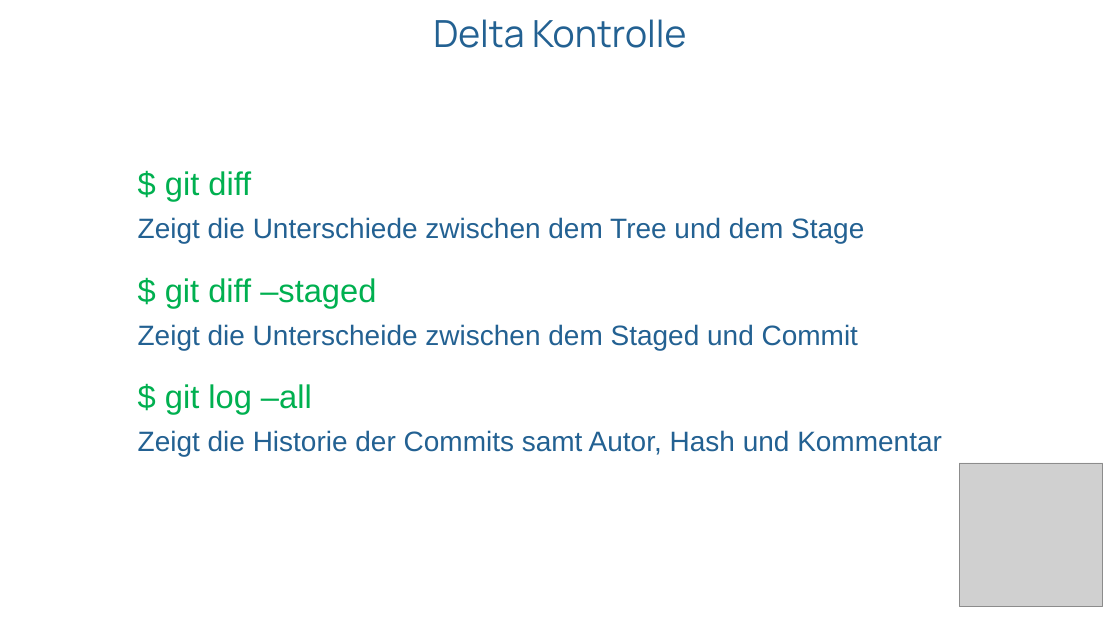
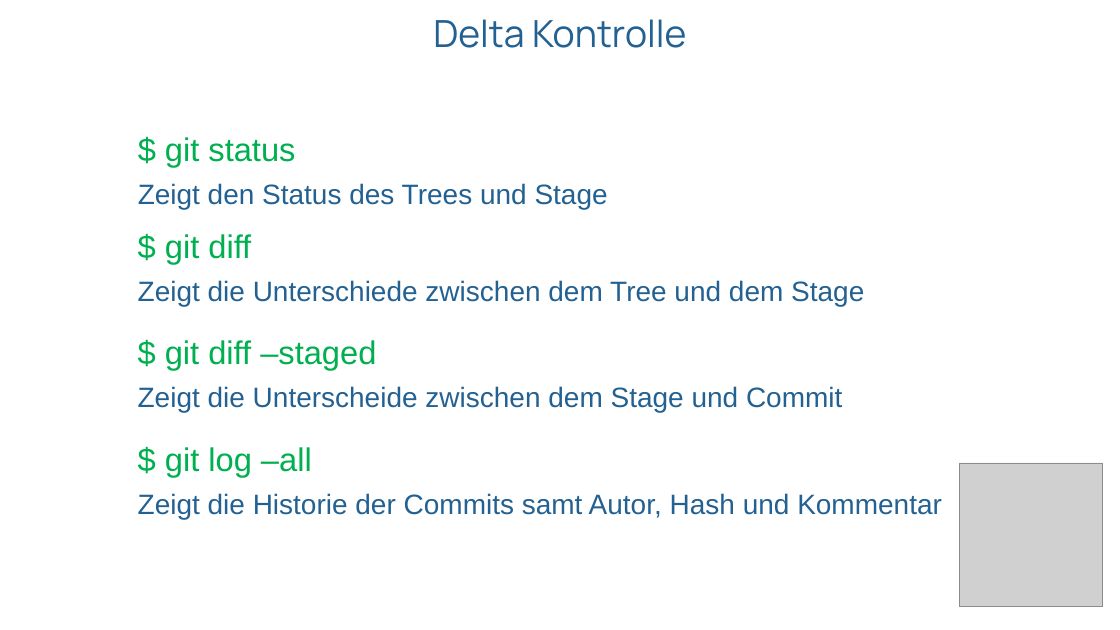
Before and after one commit to win10trainer/gtt, a slide deck: slide 11 of Git&GitHub.pptx. Drawn at 1120x630 pixels with LibreOffice and Linux fonts; fonts in the diff are those of the drawing; grey boxes stand for pictures; background and template pictures are left out. Boxes give left, top, right and bottom in pixels: in the first picture for what was removed or moved away, otherwise in the second. Text is boxed around its words. In the diff, an @@ line names an element or a change of style, - is before the commit and + after.

```diff
--- a/Git&GitHub.pptx
+++ b/Git&GitHub.pptx
@@ text added at bbox=[138, 137, 608, 210], 24 pt, text #236192 @@
+$ git status
+Zeigt den Status des Trees und Stage
@@ text "$ git diff": place and size @@
-text "$ git diff" at bbox=[138, 171, 864, 244]
+text "$ git diff" at bbox=[138, 234, 864, 306]
@@ text "$ git diff –staged": place and size @@
-text "$ git diff –staged" at bbox=[138, 278, 858, 350]
+text "$ git diff –staged" at bbox=[138, 340, 842, 412]
@@ text at bbox=[138, 386, 842, 412]: text changed @@
-Zeigt die Unterscheide zwischen dem Staged und Commit
+Zeigt die Unterscheide zwischen dem Stage und Commit
@@ text "$ git log –all": place and size @@
-text "$ git log –all" at bbox=[138, 384, 942, 457]
+text "$ git log –all" at bbox=[138, 447, 942, 519]
```
Also in this commit, not shown: 6 other slides changed, 1 slide added.
